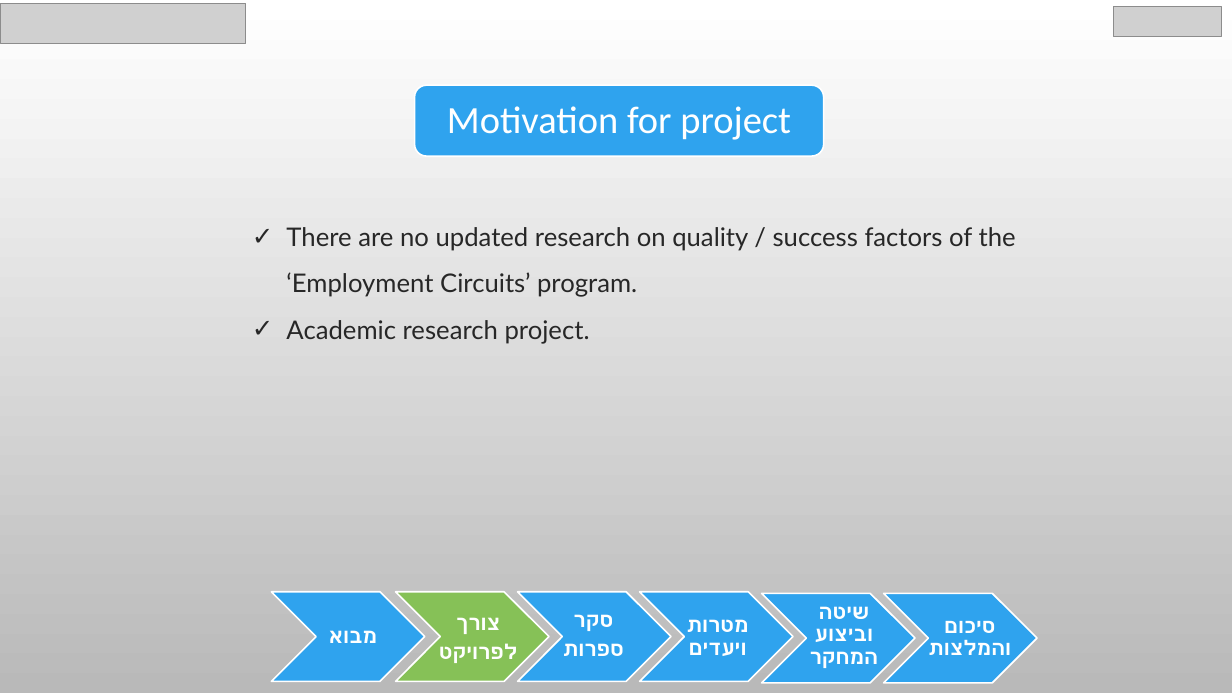
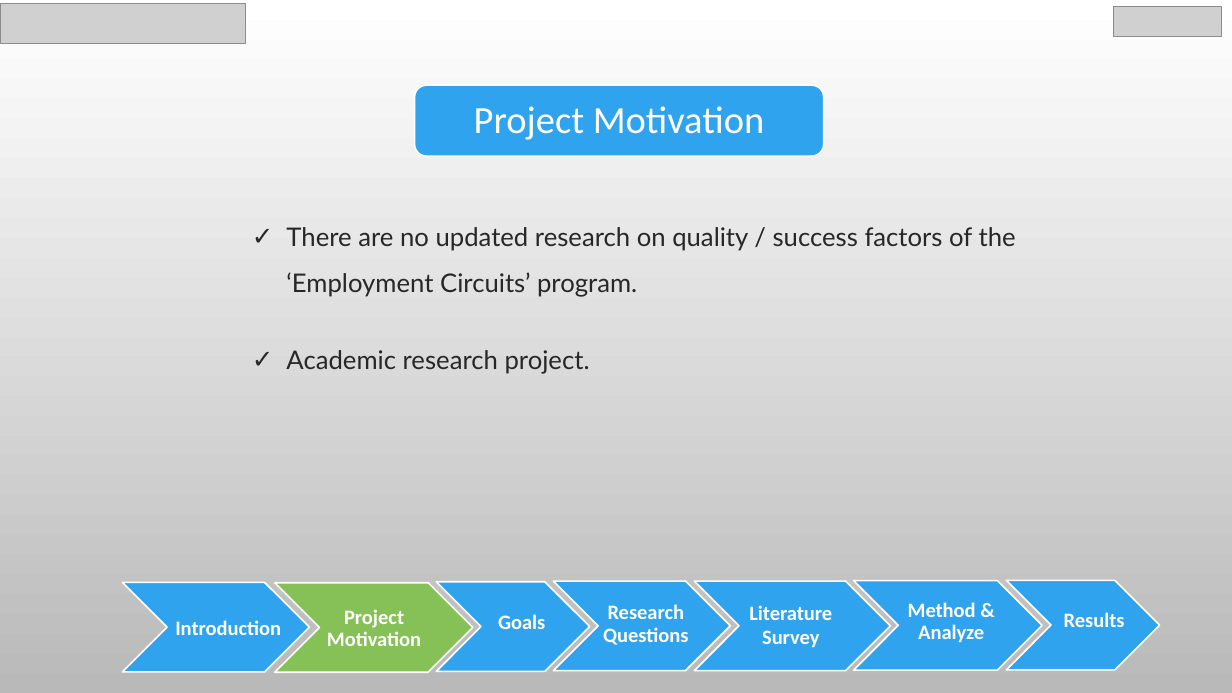
Before and after one commit to chen890/Final-Research-Project---IES, a slide deck: slide 3 of English Final Project.pptx. Drawn at 1232x693 pixels with LibreOffice and Linux fonts; fonts in the diff are those of the drawing; grey boxes stand for pictures; background and template pictures are left out. Boxes give left, top, right and bottom in pixels: in the first picture for what was removed or moved away, otherwise in the second. Text is boxed around its words. In the diff, an @@ line names an element or a change of style, - is before the commit and + after.

```diff
--- a/English Final Project.pptx
+++ b/English Final Project.pptx
@@ text at [474,106,764,140]: text changed @@
-Motivation for project
+Project Motivation
@@ text "There are no updated research ..." rewrapped from [286,227,1016,344] to [286,227,1016,374] @@
@@ chevron: place and size @@
-chevron at [272,592,425,681]
+chevron at [122,582,309,672]
@@ chevron: place and size @@
-chevron at [396,592,549,681]
+chevron at [274,583,472,673]
@@ chevron: place and size @@
-chevron at [640,592,793,681]
+chevron at [436,582,590,672]
@@ chevron: place and size @@
-chevron at [518,592,671,681]
+chevron at [554,581,730,671]
@@ chevron: place and size @@
-chevron at [762,593,915,683]
+chevron at [694,581,890,671]
@@ chevron: place and size @@
-chevron at [884,593,1037,683]
+chevron at [854,580,1043,670]
@@ chevron added at [1006,580,1160,670], fill #2FA3EE, outline #FFFFFF 1.25 pt @@
@@ text added at [175,620,281,635], 16 pt, text #FFFFFF, bold @@
+Introduction
@@ text added at [327,609,421,646], 16 pt, text #FFFFFF, bold @@
+Project Motivation
@@ text removed at [439,617,518,663] @@
-צורך
-לפרויקט
@@ text added at [498,614,545,629], 16 pt, text #FFFFFF, bold @@
+Goals
@@ text removed at [563,614,624,656] @@
-סקר
-ספרות
@@ text added at [603,604,688,645], 16 pt, text #FFFFFF, bold @@
+Research Questions
@@ text removed at [687,619,749,656] @@
-מטרות ויעדים
@@ text added at [749,605,832,648], 16 pt, text #FFFFFF, bold @@
+Literature Survey
@@ text removed at [810,606,878,668] @@
-שיטה וביצוע המחקר
@@ text added at [908,602,984,643], 16 pt, text #FFFFFF, bold @@
+Method & Analyze
@@ text removed at [928,621,1011,655] @@
-סיכום והמלצות
@@ text added at [1064,612,1125,627], 16 pt, text #FFFFFF, bold @@
+Results
@@ text removed at [329,630,377,643] @@
-מבוא
```
Also in this commit, not shown: 26 other slides changed, 1 other file.
